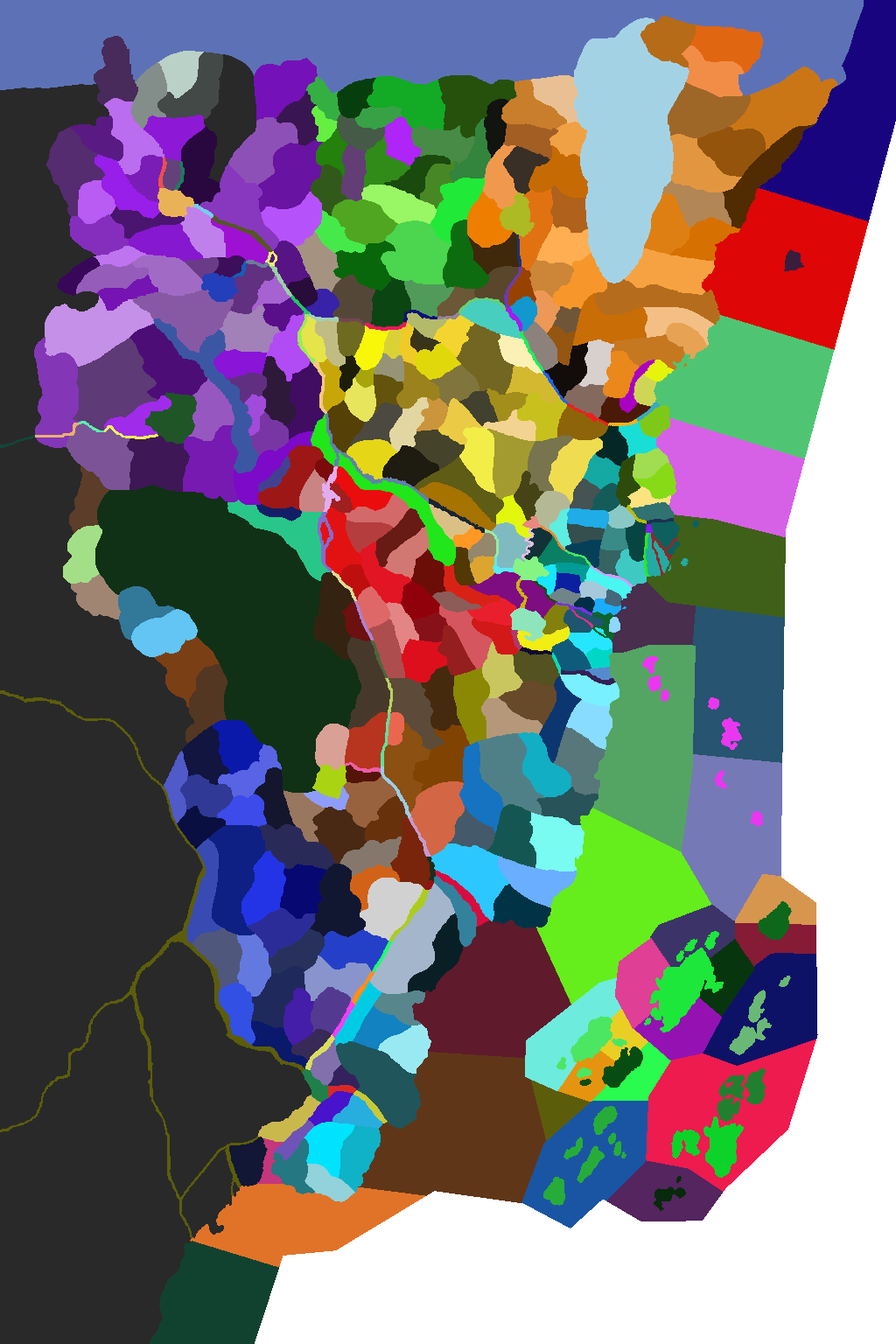
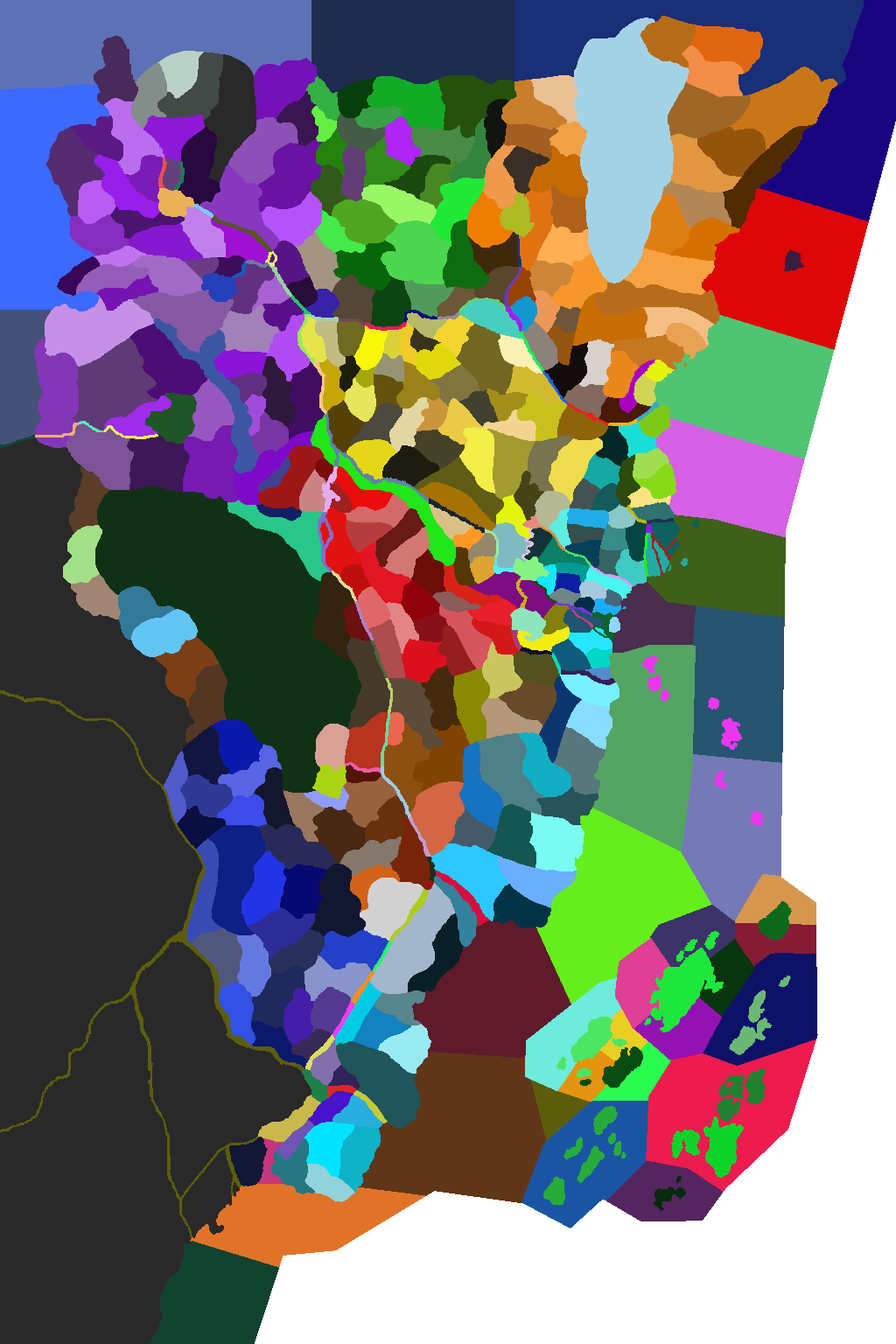
The second (896, 1344) image is a revision of the first. Changes to its layers:
painted on "mountains" over [0, 0, 864, 445]
